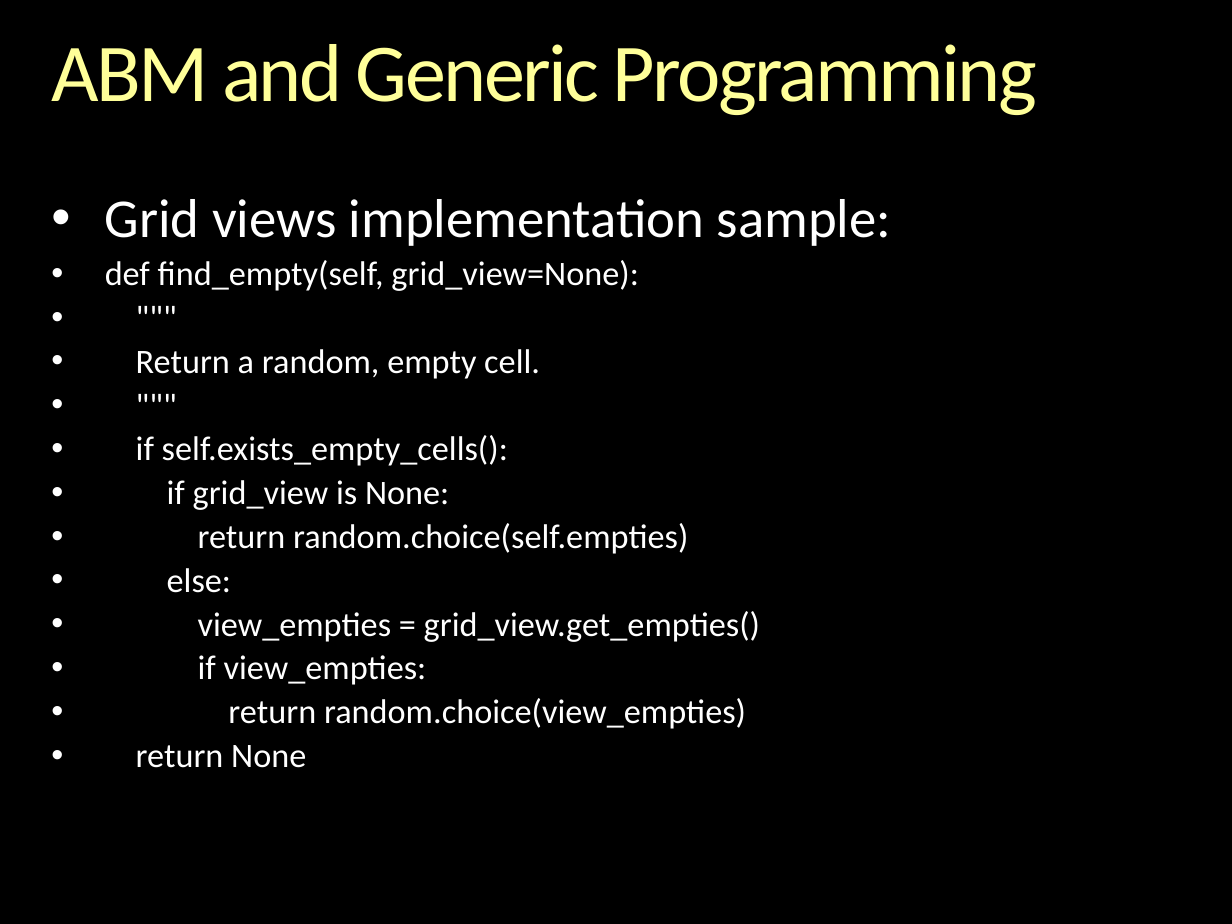
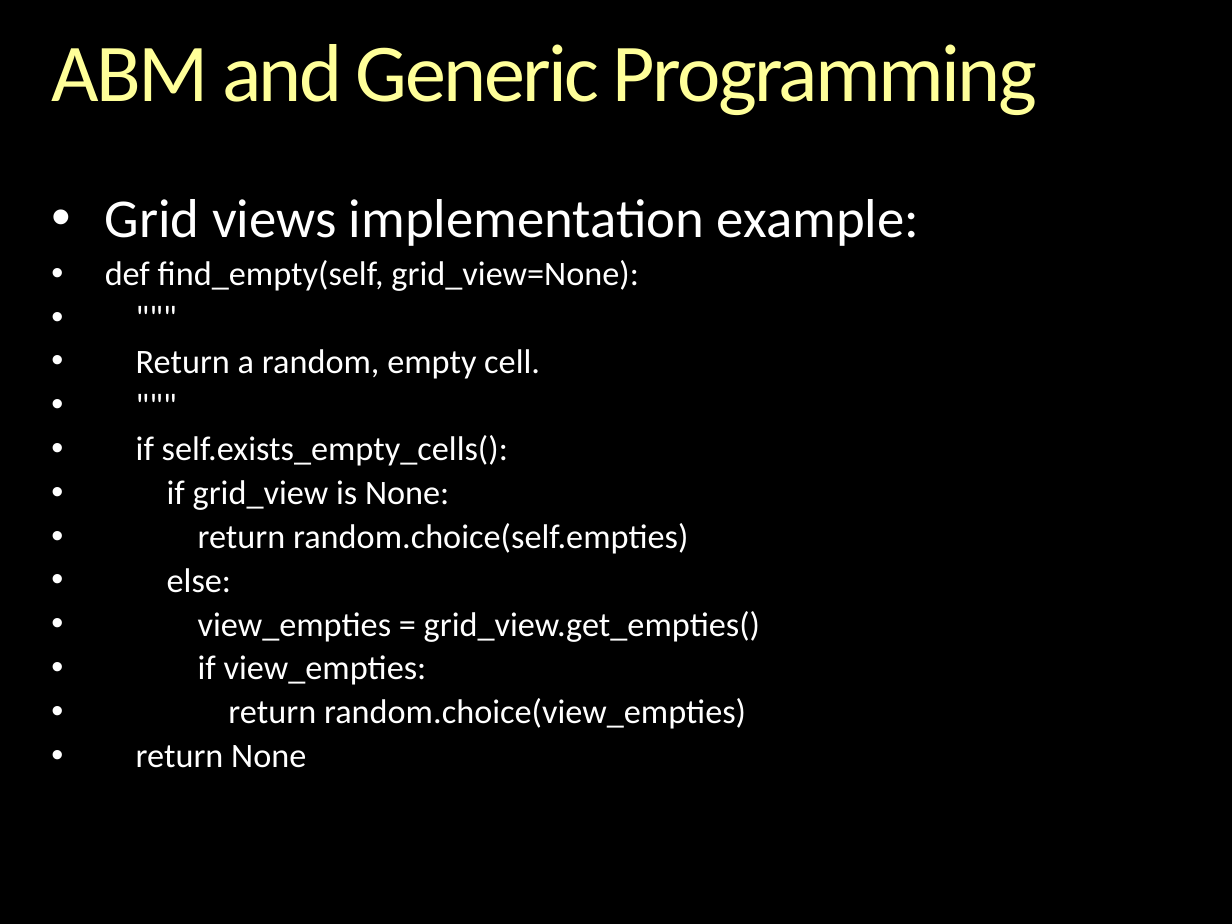
Before and after one commit to gcallah/indras_net, a slide deck: slide 10 of docs/GenericProgrammingAndABM.pptx. Drawn at 1232x924 pixels with LibreOffice and Linux fonts; fonts in the diff are those of the drawing; background and template pictures are left out. Boxes give left, top, right and bottom in pixels: in the first picture for what was removed or moved away, otherwise in the second. Text is boxed around its words. In the diff, an @@ line names an element or a change of style, - is before the commit and + after.

```diff
--- a/docs/GenericProgrammingAndABM.pptx
+++ b/docs/GenericProgrammingAndABM.pptx
@@ text at (105, 199, 919, 246): text changed @@
-• Grid views implementation sample:
+• Grid views implementation example:
```
Also in this commit, not shown: 1 other slide changed, 1 slide added.
